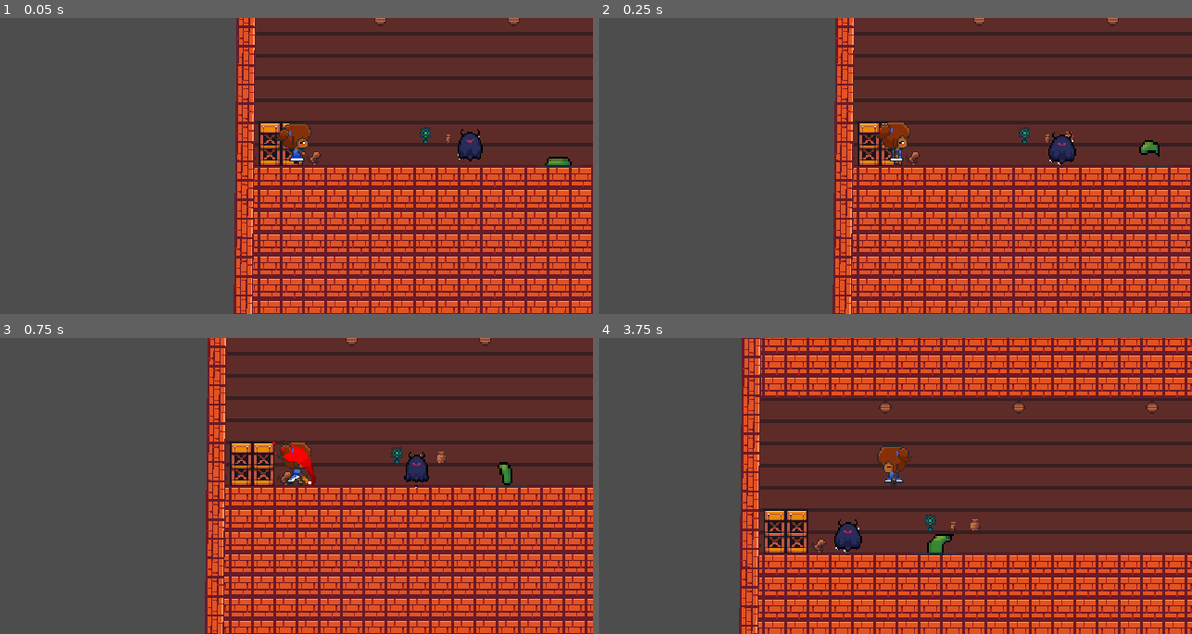
Above: before the commit, frames 1-4 (two rows, left to right).
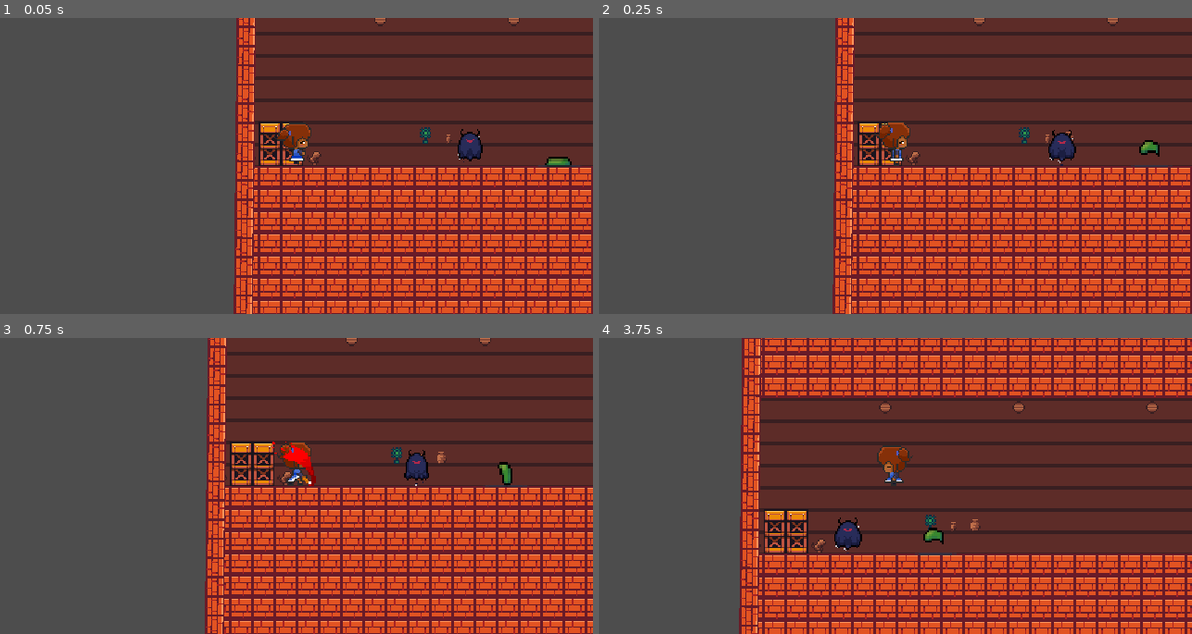
Above: after the commit, the same moments.

Repository: TCCISTOME/PaintLies
Game: Godot game, scene res://nivel_0.tscn
The game is run twice, just before and just after one commit, with the same random seed, the same clock (stepped at 60 frames per second) and the same inputs.
Inputs (mouse positions are in pixels of both pictures, inside the frame that each line leads up to):
- Up to frame 1 (0.05 s): no input
- Up to frame 2 (0.25 s): no input
- Up to frame 3 (0.75 s): tap Enter (ui_accept) at 0.5 s; move the mouse to (266, 545) at 0.52 s; hold D (direita) from 0.53 s (still down); click (266, 545) at 0.6 s
- Up to frame 4 (3.75 s): tap Space (pular) at 0.77, 1.52, 3.02 s; move the mouse to (1073, 530) at 1.27 s; click (1073, 530) at 1.35 s; move the mouse to (717, 441) at 2.02 s; release D (direita) at 2.03 s; hold A (esquerda) from 2.03 s (still down); tap E (beber) at 2.1 s; click (717, 441) at 2.3 s; move the mouse to (925, 486) at 2.77 s; click (925, 486) at 2.85 s; move the mouse to (806, 412) at 3.52 s; click (806, 412) at 3.6 s

Frame 1 is identical in both runs. In frame 2, 0.2% of the frame differs, in the area x 75-81%, y 37-51%; in frame 3, 0.2%; in frame 4, 0.4%, in the area x 39-60%, y 60-74%.

Commit message:
Hurt finalizado!

Diff:
--- a/Enemys/dark_ghost.gd
+++ b/Enemys/dark_ghost.gd
@@ -35,23 +35,34 @@
 	# Só executa walking se o inimigo não estiver morrendo
 	if not is_dead and anim.current_animation != "attack":
 		walking()
+	# Valida se a personagem caiu no void
+	check_void()
+
+
+# Função para verificar se a personagem caiu no void
+func check_void():
+	if global_position.y > 10000:
+		die()
+
 
 func walking():
 	anim.play("walking")
 
-#Função de hurt para receber dano do player
+
+#Inimigo recebendo dano
 func _on_hurt_box_area_entered(area):
 	if darkGhost_life <= 0:
 		die()
 	else:
-		take_damage()
+		if area.is_in_group("player"):
+			take_damage()
 
 # Função chamada ao morrer
 func die():
 	is_dead = true
 	anim.play("dead")
 
-# Função de ataque do inimigo
+# Player recebendo dano
 func _on_hit_box_area_entered(area):
 	if area.is_in_group("player"):
 		anim.play("attack")
@@ -76,3 +87,12 @@
 func take_damage():
 	print("VDG: ", darkGhost_life)
 	darkGhost_life -= Global.player_attack
+
+	# Altera a cor do inimigo para vermelho
+	texture.modulate = Color(1, 0, 0)  # Vermelho
+
+	# Espera 0.2 segundos usando 'await'
+	await get_tree().create_timer(0.2).timeout
+
+	# Volta a cor ao normal (branco)
+	texture.modulate = Color(1, 1, 1)  # Branco (cor original)
--- a/Enemys/dark_ghost.tscn
+++ b/Enemys/dark_ghost.tscn
@@ -4,7 +4,7 @@
 [ext_resource type="Texture2D" uid="uid://bholppipsp0co" path="res://assets/inimigos/lacaios/Dark_Ghost.png" id="1_x61gy"]
 
 [sub_resource type="RectangleShape2D" id="RectangleShape2D_b48ia"]
-size = Vector2(16, 21)
+size = Vector2(16, 22.5)
 
 [sub_resource type="Animation" id="Animation_831i5"]
 length = 0.001
@@ -234,7 +234,7 @@
 script = ExtResource("1_jb0g7")
 
 [node name="Collision" type="CollisionShape2D" parent="."]
-position = Vector2(0, -15)
+position = Vector2(0, -14.25)
 shape = SubResource("RectangleShape2D_b48ia")
 
 [node name="texture" type="Sprite2D" parent="."]
@@ -270,17 +270,13 @@
 [node name="hitBox" type="Area2D" parent="."]
 visible = false
 collision_layer = 32
-collision_mask = 68
+collision_mask = 64
 
 [node name="collision" type="CollisionShape2D" parent="hitBox"]
 position = Vector2(0, -16)
 shape = SubResource("RectangleShape2D_0ypp5")
 debug_color = Color(0.862592, 0.00062955, 0.869174, 0.42)
 
-[node name="Timer" type="Timer" parent="."]
-wait_time = 0.2
-one_shot = true
-
 [connection signal="animation_finished" from="anim" to="." method="_on_anim_animation_finished"]
 [connection signal="area_entered" from="hurtBox" to="." method="_on_hurt_box_area_entered"]
 [connection signal="area_entered" from="hitBox" to="." method="_on_hit_box_area_entered"]
--- a/Enemys/green_slime.gd
+++ b/Enemys/green_slime.gd
@@ -44,7 +44,8 @@
 	if greenSlime_life <= 0:
 		die()
 	else:
-		take_damage()
+		if area.is_in_group("player"):
+			take_damage()
 
 # Função chamada ao morrer
 func die():
@@ -74,5 +75,13 @@
 	print("Vida do player: ", Global.player_life)
 
 func take_damage():
-	print("VDG: ", greenSlime_life)
+	print("GS: ", greenSlime_life)
 	greenSlime_life -= Global.player_attack
+	# Altera a cor do inimigo para vermelho
+	texture.modulate = Color(1, 0, 0)  # Vermelho
+
+	# Espera 0.2 segundos usando 'await'
+	await get_tree().create_timer(0.2).timeout
+
+	# Volta a cor ao normal (branco)
+	texture.modulate = Color(1, 1, 1)  # Branco (cor original)
--- a/Enemys/green_slime.tscn
+++ b/Enemys/green_slime.tscn
@@ -256,7 +256,7 @@
 size = Vector2(11.3333, 7.83333)
 
 [node name="greenSlime" type="CharacterBody2D" groups=["enemy"]]
-position = Vector2(1, -20)
+position = Vector2(0, -12)
 scale = Vector2(1.5, 1.5)
 collision_layer = 4
 collision_mask = 35
@@ -279,8 +279,8 @@
 speed_scale = 1.8
 
 [node name="wallDetector" type="RayCast2D" parent="."]
-position = Vector2(-0.666667, 3.33333)
-target_position = Vector2(-6, 0)
+position = Vector2(0, 3.33333)
+target_position = Vector2(-6.66667, 0)
 collision_mask = 6
 
 [node name="hurtBox" type="Area2D" parent="."]
@@ -295,7 +295,7 @@
 [node name="hitBox" type="Area2D" parent="."]
 position = Vector2(-9, 1)
 collision_layer = 32
-collision_mask = 68
+collision_mask = 64
 
 [node name="collision" type="CollisionShape2D" parent="hitBox"]
 position = Vector2(8.66667, 2.25)
--- a/Players/heleanor.gd
+++ b/Players/heleanor.gd
@@ -32,6 +32,14 @@
 
 	if !animation_jump:
 		drink()
+
+	check_void()
+
+
+# Função para verificar se a personagem caiu no void
+func check_void():
+	if global_position.y > 1000:
+		_dead()
 
 func move(delta):
 	# Aplicando gravidade
@@ -113,6 +121,10 @@
 	queue_free()
 	print("morreu")
 
+	get_tree().quit()
+	# Troca para a cena de Game Over ou reinicia o nível
+	#get_tree().change_scene_to(preload("res://path_para_sua_proxima_cena.tscn"))
+
 func _on_hurt_box_body_entered(body):
 	if Global.player_life <= 0:
 		owner.queue_free()
--- a/Players/heleanor.tscn
+++ b/Players/heleanor.tscn
@@ -298,7 +298,7 @@
 
 [node name="animator" type="AnimationPlayer" parent="."]
 
-[node name="hurtBox" type="Area2D" parent="." groups=["player"]]
+[node name="hurtBox" type="Area2D" parent="."]
 collision_layer = 64
 collision_mask = 4
 
@@ -307,7 +307,7 @@
 shape = SubResource("RectangleShape2D_6r63a")
 debug_color = Color(0.996078, 0, 0.172549, 0.266667)
 
-[node name="hitBox" parent="." instance=ExtResource("3_jl5n5")]
+[node name="hitBox" parent="." groups=["player"] instance=ExtResource("3_jl5n5")]
 collision_mask = 68
 
 [node name="collison" type="CollisionShape2D" parent="hitBox"]
@@ -332,7 +332,7 @@
 target_position = Vector2(-4, 0)
 collision_mask = 4
 
-[node name="Timer" type="Timer" parent="."]
+[node name="ShieldRegenTimer" type="Timer" parent="."]
 
 [connection signal="body_entered" from="hurtBox" to="." method="_on_hurt_box_body_entered"]
-[connection signal="timeout" from="Timer" to="." method="_on_timer_timeout"]
+[connection signal="timeout" from="ShieldRegenTimer" to="." method="_on_shield_regen_timer_timeout"]
--- a/scripts/global.gd
+++ b/scripts/global.gd
@@ -3,4 +3,5 @@
 var player_life_max := 50
 var player_life := 50
 var player_attack := 50
+var player_defese_max := 50
 var player_defese := 50
